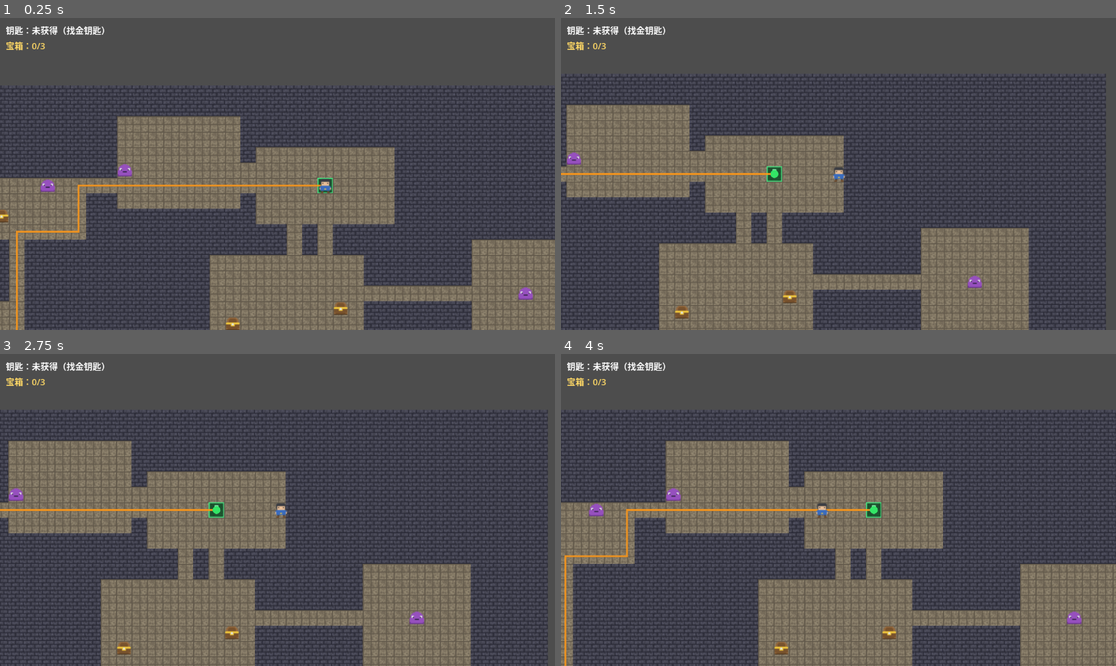
Above: before the commit, frames 1-4 (two rows, left to right).
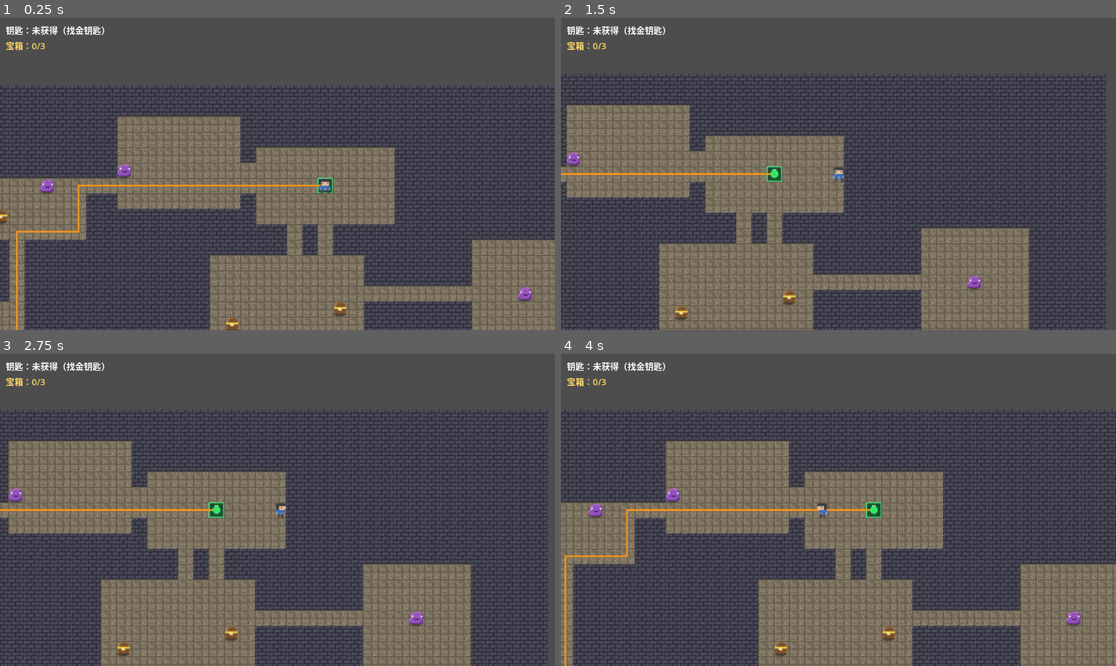
Above: after the commit, the same moments.

Repository: longray/godot_learn
Game: Godot game, scene res://lessons/lesson03_playable/lesson03.tscn
Two runs of this game, one before a commit and one after it. Both use one fixed random seed, a clock stepped at 60 frames per second and the inputs below.
Inputs (mouse positions are in pixels of both pictures, inside the frame that each line leads up to):
- Up to frame 1 (0.25 s): no input
- Up to frame 2 (1.5 s): tap Enter at 0.5 s; move the mouse to (960, 158) at 0.52 s; hold D (move_right) 0.53-1.25 s; tap R at 0.6 s; click (960, 158) at 0.67 s; drag from (727, 189) to (683, 311) at 1.27 s
- Up to frame 3 (2.75 s): move the mouse to (333, 441) at 2.02 s; hold D (move_right) from 2.03 s (still down); tap R at 2.1 s
- Up to frame 4 (4 s): release D (move_right) at 2.75 s; drag from (810, 572) to (577, 494) at 2.77 s; move the mouse to (1005, 556) at 3.52 s; hold A (move_left) from 3.53 s (still down); tap R at 3.6 s

The runs differ from the first frame. In frame 1, 0.1% of the frame differs, in the area x 0-96%, y 46-100%; in frame 2, 0.1%; in frame 3, 0.1%; in frame 4, 0.2%, in the area x 5-94%, y 43-97%.

Commit message:
feat: 四向行走动画 + 全素材立体感
- player_sheet.png（48x64）：3 方向（下/上/侧面）x 3 帧（迈A/站立/迈B），
  左向用 flip_h 镜像侧面行；躯干+腿部字符画拼接生成 12 帧
- player.gd：_update_sprite_animation 方向判定（水平优先）+ 四拍步态
  循环 [迈A,站立,迈B,站立]，walk_fps=8 可调；三个出口统一调用
- 立体感四技法：
  1) 定光源明暗——左上高光列(H/T)，右侧暗列(F/d/P/B)，光从左上来
  2) 接触阴影——玩家/敌人脚下独立 Shadow 节点（8 边形椭圆，z_index=-1，
     半透明 0.35）；呼吸/步态动画时阴影不变形
  3) 多档渐变——金钥匙三档金、史莱姆三档紫、宝箱四档木+锁高光
  4) 静态物（钥匙/宝箱/怪物）阴影直接画入素材（半透明 alpha=110）
- 旧单帧 player.png 删除（被 sheet 取代）
- 验证：idle=站立帧、方向帧断言、步态循环覆盖 6/7/8、POI 零回归

Diff:
--- a/2d_rpg_dungeon/lessons/lesson03_playable/enemy.tscn
+++ b/2d_rpg_dungeon/lessons/lesson03_playable/enemy.tscn
@@ -12,6 +12,12 @@
 [node name="Enemy" type="CharacterBody2D"]
 script = ExtResource("1_enemy")
 
+[node name="Shadow" type="Polygon2D" parent="."]
+z_index = -1
+position = Vector2(0, 5)
+color = Color(0, 0, 0, 0.35)
+polygon = PackedVector2Array(-5, 0, -3.5, -1.8, 0, -2.5, 3.5, -1.8, 5, 0, 3.5, 1.8, 0, 2.5, -3.5, 1.8)
+
 [node name="CollisionShape2D" type="CollisionShape2D" parent="."]
 shape = SubResource("CircleShape2D_body")
 
--- a/2d_rpg_dungeon/lessons/lesson03_playable/player.gd
+++ b/2d_rpg_dungeon/lessons/lesson03_playable/player.gd
@@ -20,11 +20,49 @@
 # 由 Main 场景注入
 var dungeon: Node
 
+# =========================
+# 四向行走动画（作业延伸：spritesheet 3 列 = 迈A/站立/迈B，3 行 = 下/上/侧面）
+# =========================
+
+const DIR_ROW := {"down": 0, "up": 1, "side": 2}
+
+# 步态循环：迈A → 站立 → 迈B → 站立（经典 RPG 四拍）
+const FRAME_SEQ := [0, 1, 2, 1]
+
+@export var walk_fps: float = 8.0
+
+var _anim_t := 0.0
+
+@onready var sprite: Sprite2D = $Sprite2D
+
+
+func _update_sprite_animation(input_vector: Vector2, delta: float) -> void:
+	# 方向判定：水平优先（与斜向移动的视觉直觉一致）；左右共用侧面行
+	var row := 0
+	var flip := false
+
+	if absf(input_vector.x) > absf(input_vector.y):
+		row = DIR_ROW["side"]
+		flip = input_vector.x < 0.0
+	elif not is_zero_approx(input_vector.y):
+		row = DIR_ROW["up"] if input_vector.y < 0.0 else DIR_ROW["down"]
+
+	sprite.flip_h = flip
+
+	if input_vector == Vector2.ZERO:
+		_anim_t = 0.0
+		sprite.frame = row * 3 + 1  # idle = 中间列
+	else:
+		_anim_t += delta
+		var col: int = FRAME_SEQ[floori(_anim_t * walk_fps) % FRAME_SEQ.size()]
+		sprite.frame = row * 3 + col
+
 
 func _physics_process(delta: float) -> void:
 	if dungeon == null or not dungeon.has_method("is_world_position_walkable"):
 		velocity = Vector2.ZERO
 		move_and_slide()
+		_update_sprite_animation(Vector2.ZERO, delta)
 		return
 
 	# 作业 1：自定义动作 move_*（WASD + 方向键双绑定，Input Map 中配置）
@@ -38,6 +76,7 @@
 	if input_vector == Vector2.ZERO:
 		velocity = Vector2.ZERO
 		move_and_slide()
+		_update_sprite_animation(Vector2.ZERO, delta)
 		return
 
 	var desired_velocity := input_vector.normalized() * speed
@@ -46,6 +85,7 @@
 	if use_physics_collision:
 		velocity = desired_velocity
 		move_and_slide()
+		_update_sprite_animation(input_vector, delta)
 		return
 
 	# 数据驱动模式（第 3 课主体）：查询地图数据判断可走性
@@ -68,3 +108,4 @@
 			velocity = Vector2.ZERO
 
 	move_and_slide()
+	_update_sprite_animation(input_vector, delta)
--- a/2d_rpg_dungeon/lessons/lesson03_playable/player.tscn
+++ b/2d_rpg_dungeon/lessons/lesson03_playable/player.tscn
@@ -1,7 +1,7 @@
-[gd_scene load_steps=3 format=3]
+[gd_scene load_steps=4 format=3]
 
 [ext_resource type="Script" path="res://lessons/lesson03_playable/player.gd" id="1_player"]
-[ext_resource type="Texture2D" path="res://assets/sprites/player.png" id="2_sprite"]
+[ext_resource type="Texture2D" path="res://assets/sprites/player_sheet.png" id="2_sprite"]
 
 [sub_resource type="CircleShape2D" id="CircleShape2D_player"]
 radius = 5.0
@@ -9,11 +9,20 @@
 [node name="Player" type="CharacterBody2D"]
 script = ExtResource("1_player")
 
+[node name="Shadow" type="Polygon2D" parent="."]
+z_index = -1
+position = Vector2(0, 6)
+color = Color(0, 0, 0, 0.35)
+polygon = PackedVector2Array(-5, 0, -3.5, -1.8, 0, -2.5, 3.5, -1.8, 5, 0, 3.5, 1.8, 0, 2.5, -3.5, 1.8)
+
 [node name="CollisionShape2D" type="CollisionShape2D" parent="."]
 shape = SubResource("CircleShape2D_player")
 
 [node name="Sprite2D" type="Sprite2D" parent="."]
 texture = ExtResource("2_sprite")
+hframes = 3
+vframes = 4
+frame = 1
 
 [node name="Camera2D" type="Camera2D" parent="."]
 zoom = Vector2(2, 2)
Binary file changed: 2d_rpg_dungeon/assets/sprites/chest.png
Binary file changed: 2d_rpg_dungeon/assets/sprites/key.png
Binary file changed: 2d_rpg_dungeon/assets/sprites/monster.png
Binary file removed: 2d_rpg_dungeon/assets/sprites/player.png
Binary file added: 2d_rpg_dungeon/assets/sprites/player_sheet.png
Not shown, changed: 2d_rpg_dungeon/assets/sprites/player_sheet.png.import
Not shown, changed: 2d_rpg_dungeon/assets/sprites/generate_sprites.ps1
